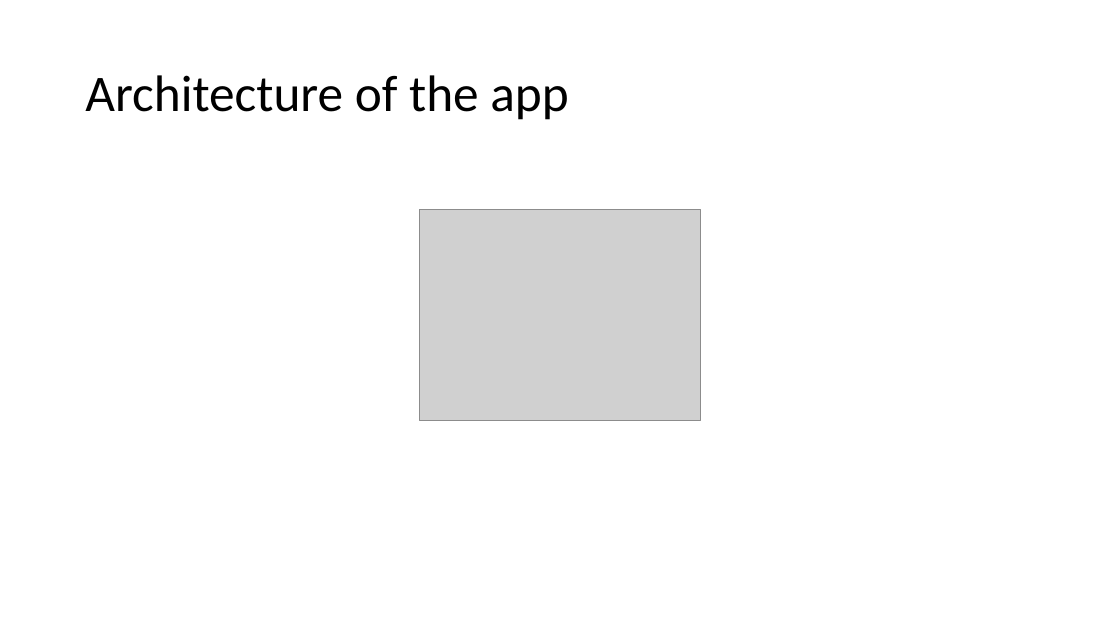
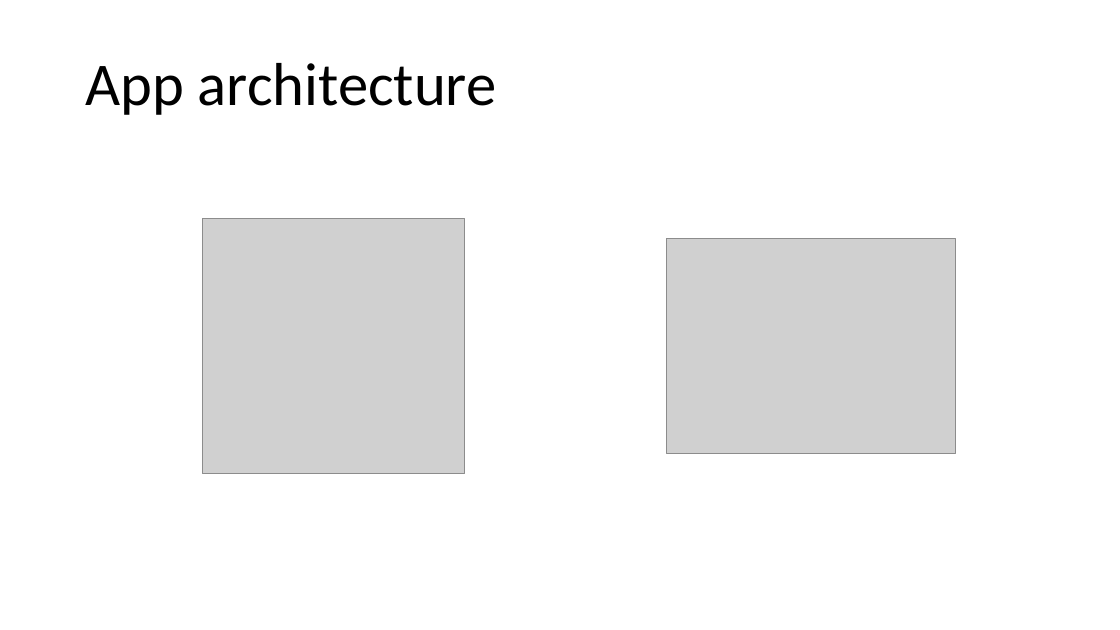
Before and after one commit to Steeven9/toc-satsolver, a slide deck: slide 9 of docs/Presentation/TOC-Presentation.pptx. Drawn at 1120x630 pixels with LibreOffice and Linux fonts; fonts in the diff are those of the drawing; grey boxes stand for pictures. Boxes give left, top, right and bottom in pixels: in the first picture for what was removed or moved away, otherwise in the second. Text is boxed around its words. In the diff, an @@ line names an element or a change of style, - is before the commit and + after.

```diff
--- a/docs/Presentation/TOC-Presentation.pptx
+++ b/docs/Presentation/TOC-Presentation.pptx
@@ title at [85,63,497,115]: text changed; size 44 to 52 pt @@
-Architecture of the app
+App architecture
@@ picture added at [202,218,465,474] @@
@@ picture: place and size @@
-picture at [419,209,701,420]
+picture at [667,239,955,455]
```
Also in this commit, not shown: 9 other slides changed, 1 slide added, 1 slide removed, 3 other files.
